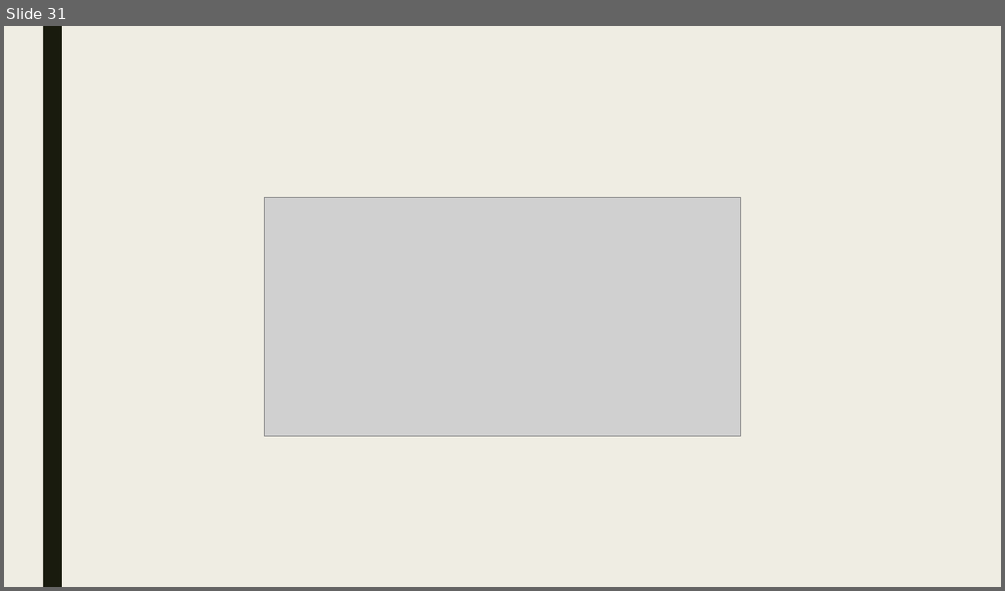
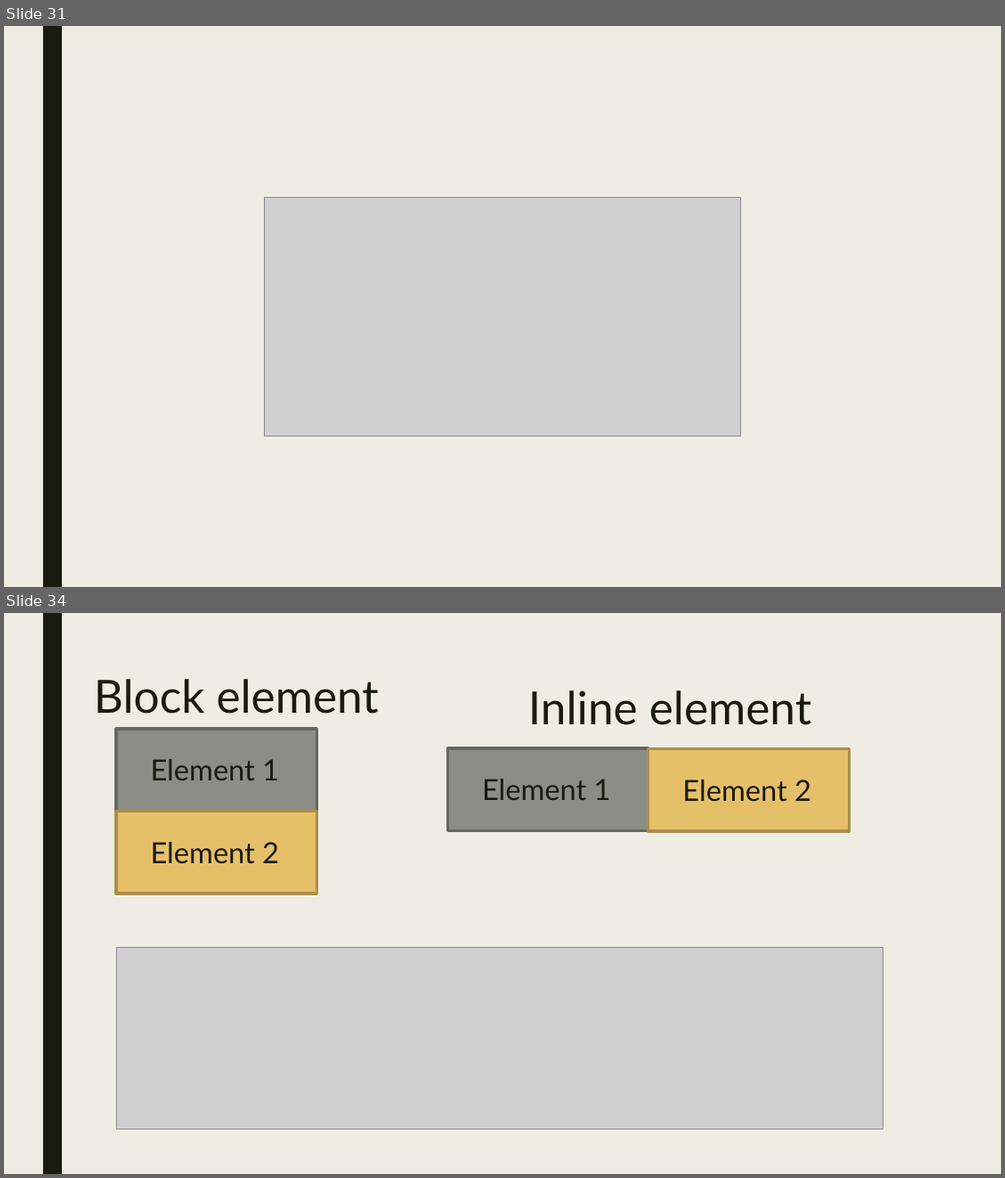
Before and after one commit to lexus654/basic_HTML-CSS_tutorial, a slide deck: HTML BASICS.pptx. Shown one above the other, each under a label of ours: slide 31 before the commit, slides 31 and 34 after it; the slides between them are not shown. The pictures are 1005x591 and 1005x1178 pixels, drawn with LibreOffice and Linux fonts; fonts in the diff are those of the drawing; grey boxes stand for pictures. Boxes give left, top, right and bottom in pixels: in the first picture for what was removed or moved away, otherwise in the second. Text is boxed around its words. In the diff, an @@ line names an element or a change of style, - is before the commit and + after.

```diff
--- a/HTML BASICS.pptx
+++ b/HTML BASICS.pptx
@@ slide 34 added at <box>4,613,1001,1174</box>, background #EFEDE3; not listed: 1 template element that a slide beside it also shows @@
@@ title added at <box>94,679,379,714</box>, 44 pt, text #191B0E @@
+Block element
@@ text added at <box>528,690,811,725</box>, 44 pt, text #191B0E @@
+Inline element
@@ rectangle added at <box>116,729,316,811</box>, fill #8C8D86, outline #686863 2.75 pt @@
@@ text added at <box>151,759,279,780</box>, 28 pt, text #191B0E @@
+Element 1
@@ rectangle added at <box>447,748,647,831</box>, fill #8C8D86, outline #686863 2.75 pt @@
@@ rectangle added at <box>648,749,849,831</box>, fill #E6C069, outline #AA8E4E 2.75 pt @@
@@ text added at <box>482,779,611,800</box>, 28 pt, text #191B0E @@
+Element 1
@@ text added at <box>682,779,811,802</box>, 28 pt, text #191B0E @@
+Element 2
@@ rectangle added at <box>116,811,316,893</box>, fill #E6C069, outline #AA8E4E 2.75 pt @@
@@ text added at <box>151,842,279,864</box>, 28 pt, text #191B0E @@
+Element 2
@@ picture added at <box>116,948,882,1129</box> @@
```
Also in this commit, not shown: 5 other slides added, 1 other file.
